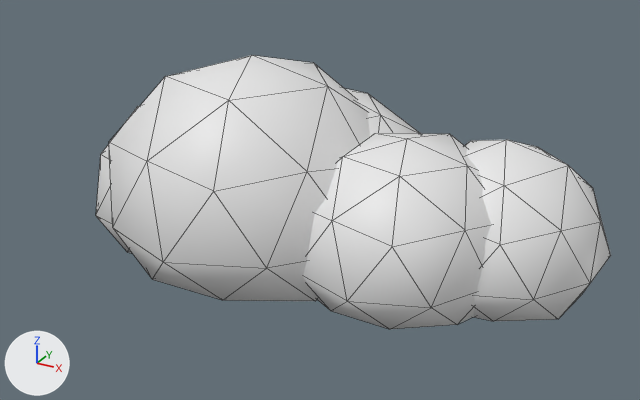
A saved change to the FBX model Art/Stylized/SM_GR_Cloud_A.fbx.
Both versions are drawn from a 50 mm lens placed at (16.8, -29.5, 16.8), pointed at (1.2, -1.1, 2.6). Lighting does not change. The marker at lower left points along +X, +Y and +Z. The older version comes first. Mesh edges are drawn as thin lines.

The older version as bpy lines, for what is in view:
```python
me_sm_gr_cloud_a = bpy.data.meshes.new('SM_GR_Cloud_A')
me_sm_gr_cloud_a.from_pydata(...)  # 252 vertices, 480 faces; spans x -10.2..12.0, y -7.6..5.8, z -0.1..8.3
ob_sm_gr_cloud_a = bpy.data.objects.new('SM_GR_Cloud_A', me_sm_gr_cloud_a)
ob_sm_gr_cloud_a.location = (0.0, 0.0, 0.0)
```
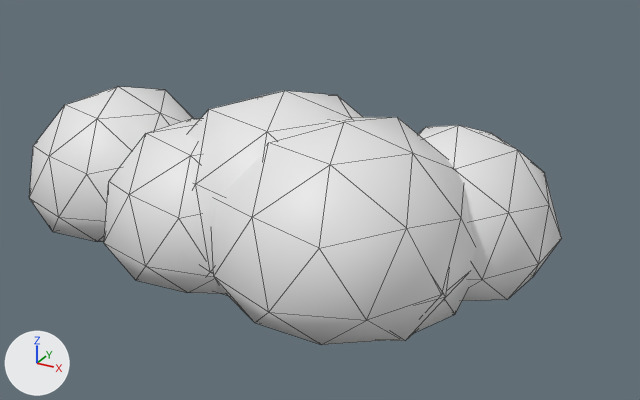
Location of each change, (x1, y1, x2, y2) in pixels of the pictures (640 x 400 px; the box of a moved part takes in the faces that stretch with it):
'SM_GR_Cloud_A', reshaped: before (96, 55, 611, 329); after (29, 86, 562, 345)
part 1 of me_sm_gr_cloud_a, moved or reshaped (not visible before): after (29, 86, 193, 242)
part 2 of me_sm_gr_cloud_a, moved or reshaped: before (96, 106, 139, 253); after (104, 118, 221, 294)
part 3 of me_sm_gr_cloud_a, moved or reshaped: before (109, 55, 370, 301); after (188, 91, 363, 295)
part 4 of me_sm_gr_cloud_a, moved or reshaped: before (344, 88, 421, 136); after (394, 278, 461, 341)
part 5 of me_sm_gr_cloud_a, moved or reshaped: before (303, 133, 491, 329); after (212, 117, 475, 345)
part 6 of me_sm_gr_cloud_a, moved or reshaped: before (464, 140, 611, 321); after (418, 125, 562, 301)

The change, as a diff of the scene's bpy script:
```diff
--- a/Art/Stylized/SM_GR_Cloud_A.fbx.py
+++ b/Art/Stylized/SM_GR_Cloud_A.fbx.py
@@ me_sm_gr_cloud_a @@
 # used by ob_sm_gr_cloud_a; location = (0.0, 0.0, 0.0)
-me_sm_gr_cloud_a.from_pydata(...)  # 252 vertices, 480 faces; spans x -10.2..12.0, y -7.6..5.8, z -0.1..8.3
+me_sm_gr_cloud_a.from_pydata(...)  # 252 vertices, 480 faces; spans x -12.9..10.1, y -8.2..5.5, z -0.1..7.1
+# me_sm_gr_cloud_a part 1: the loose piece of 42 vertices spanning x -10.2..-3.4, y -1.3..5.8, z 0.0..4.9 is scaled about its middle by 1.23, then moved by (-1.9, -3.5, 0.6)
+# me_sm_gr_cloud_a part 2: the loose piece of 42 vertices spanning x -9.0..0.0, y -5.6..3.6, z -0.1..6.1 is scaled about its middle by 0.948, then moved by (1.7, -1.9, -0.2)
+# me_sm_gr_cloud_a part 3: the loose piece of 42 vertices spanning x -7.5..4.4, y -7.6..4.7, z -0.1..8.3 is scaled about its middle by 0.864, then moved by (1.6, -0.2, -0.6)
+# me_sm_gr_cloud_a part 4: the loose piece of 42 vertices spanning x -4.5..5.1, y -4.1..5.5, z -0.1..6.8 is scaled about its middle by 0.975, then moved by (3.0, -3.7, -0.1)
+# me_sm_gr_cloud_a part 5: the loose piece of 42 vertices spanning x 0.6..9.3, y -6.0..3.1, z 0.0..6.0 is scaled about its middle by 1.14, then moved by (-1.8, -1.6, 0.4)
+# me_sm_gr_cloud_a part 6: the loose piece of 42 vertices spanning x 4.1..12.0, y -3.6..5.0, z 0.0..5.8 is moved by (-2.0, 0.5, 0.0)
```
